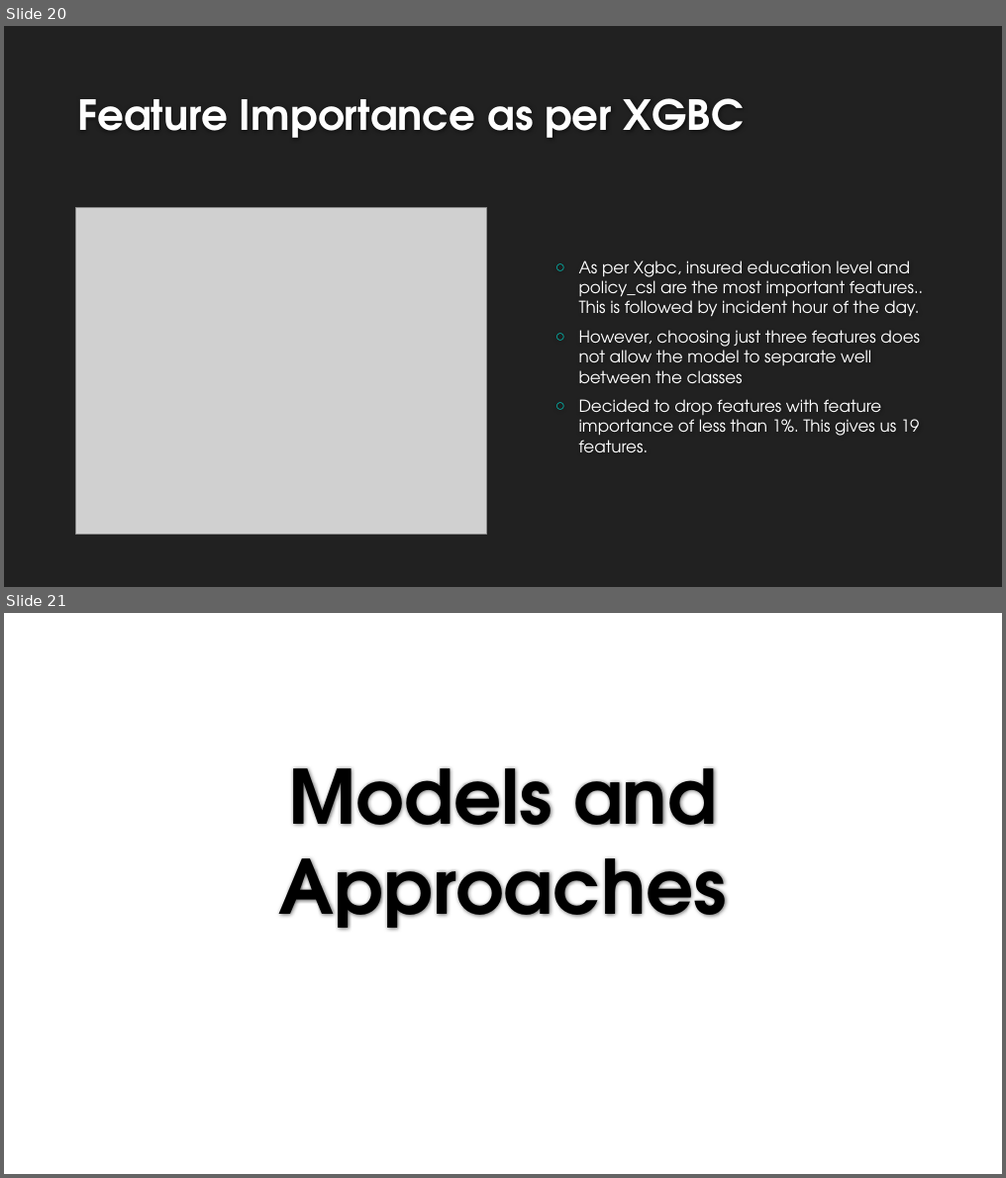
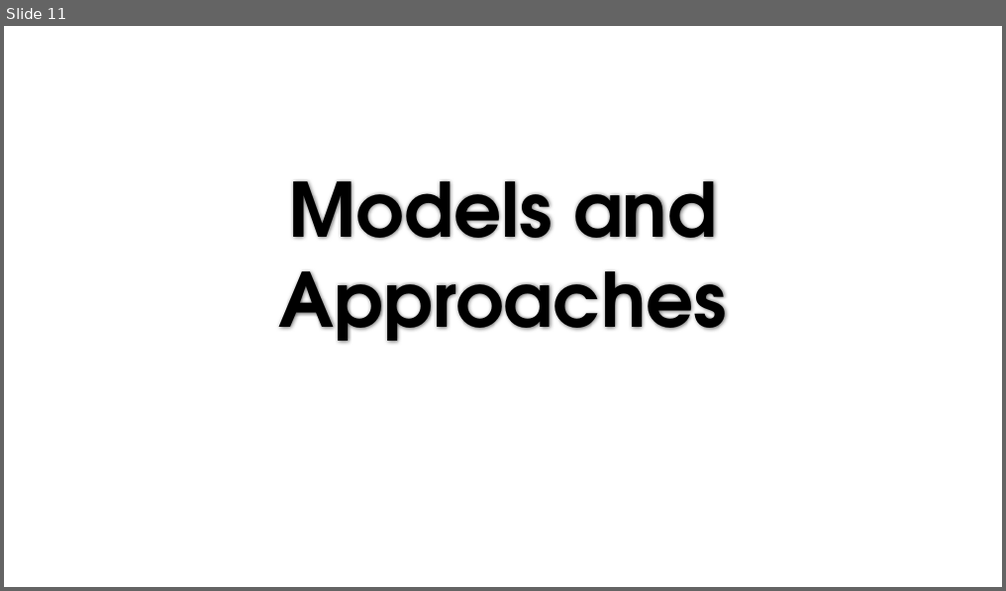
Before and after one commit to AshwiniA/Insurance-Fraud, a slide deck: Fraudulent Claim Detection.pptx. Shown one above the other, each under a label of ours: slides 20 and 21 before the commit, slide 11 after it. The pictures are 1006x1178 and 1006x591 pixels, drawn with LibreOffice and Linux fonts; fonts in the diff are those of the drawing; grey boxes stand for pictures; background and template pictures are left out. Boxes give left, top, right and bottom in pixels: in the first picture for what was removed or moved away, otherwise in the second. Text is boxed around its words. In the diff, an @@ line names an element or a change of style, - is before the commit and + after.

```diff
--- a/Fraudulent Claim Detection.pptx
+++ b/Fraudulent Claim Detection.pptx
@@ slide 20 removed at [4,26,1002,587], background #212121 @@
@@ title removed at [78,98,744,138] @@
-Feature Importance as per XGBC
@@ picture removed at [76,208,487,535] @@
@@ text removed at [579,261,923,453] @@
-  ○ As per Xgbc, insured education level and policy_csl are the most important features.. This is followed by incident hour of the day.
-  ○ However, choosing just three features does not allow the model to separate well between the classes
-  ○ Decided to drop features with feature importance of less than 1%. This gives us 19 features.
@@ what was slide 21 is now slide 11 @@
```
Also in this commit, not shown: 9 slides changed, 3 slides added, 13 other slides removed.
